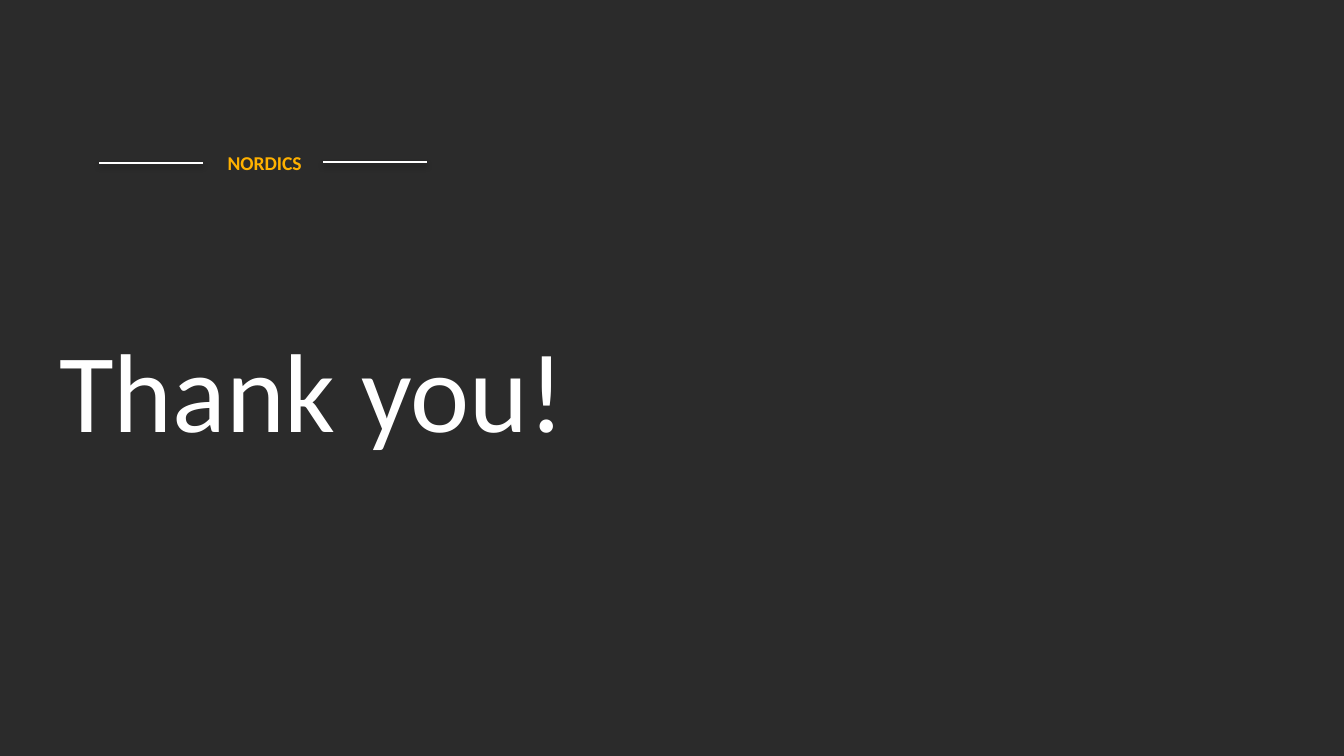
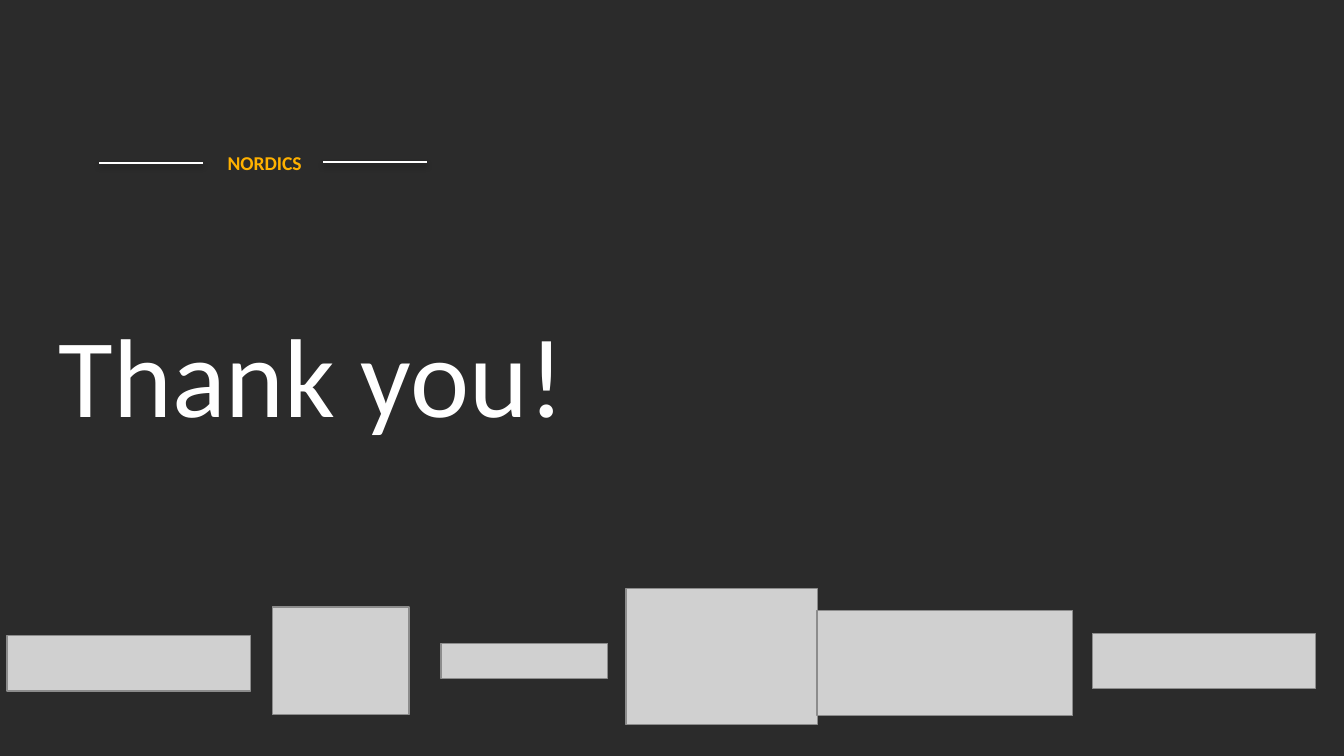
Before and after one commit to AWS-Community-Nordics/awscommunitynordics.org, a slide deck: slide 16 of docs/content/img/CommunityDayNordics2024_SlideTemplate.pptx. Drawn at 1344x756 pixels with LibreOffice and Linux fonts; fonts in the diff are those of the drawing; grey boxes stand for pictures; background and template pictures are left out; a plain dark background stands for a picture behind light text. Boxes give left, top, right and bottom in pixels: in the first picture for what was removed or moved away, otherwise in the second. Text is boxed around its words. In the diff, an @@ line names an element or a change of style, - is before the commit and + after.

Commit message:
Update sponsor info

```diff
--- a/docs/content/img/CommunityDayNordics2024_SlideTemplate.pptx
+++ b/docs/content/img/CommunityDayNordics2024_SlideTemplate.pptx
@@ title "Thank you!": place and size @@
-title "Thank you!" at bbox=[59, 354, 565, 450]
+title "Thank you!" at bbox=[59, 339, 565, 435]
@@ title "Thank you!" at bbox=[59, 339, 565, 435]: less space between paragraphs @@
@@ picture added at bbox=[626, 589, 817, 724] @@
@@ picture added at bbox=[273, 607, 410, 715] @@
@@ picture added at bbox=[817, 610, 1073, 715] @@
@@ picture added at bbox=[7, 636, 250, 691] @@
@@ picture added at bbox=[441, 644, 607, 679] @@
@@ picture added at bbox=[1093, 633, 1316, 688] @@
```
